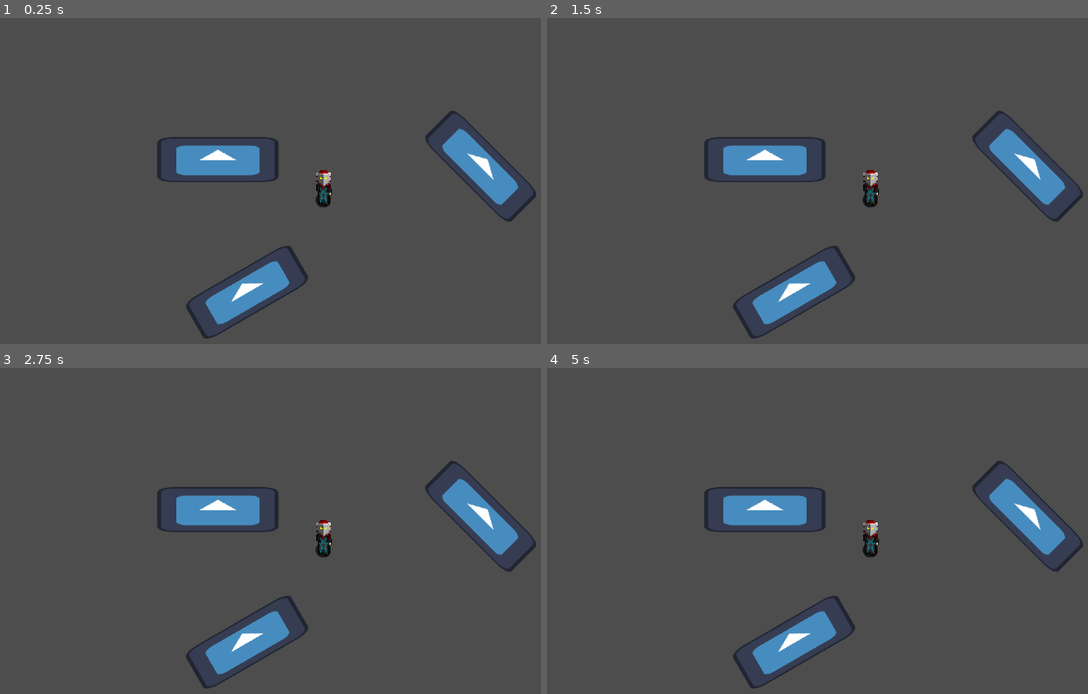
Above: before the commit, frames 1-4 (two rows, left to right).
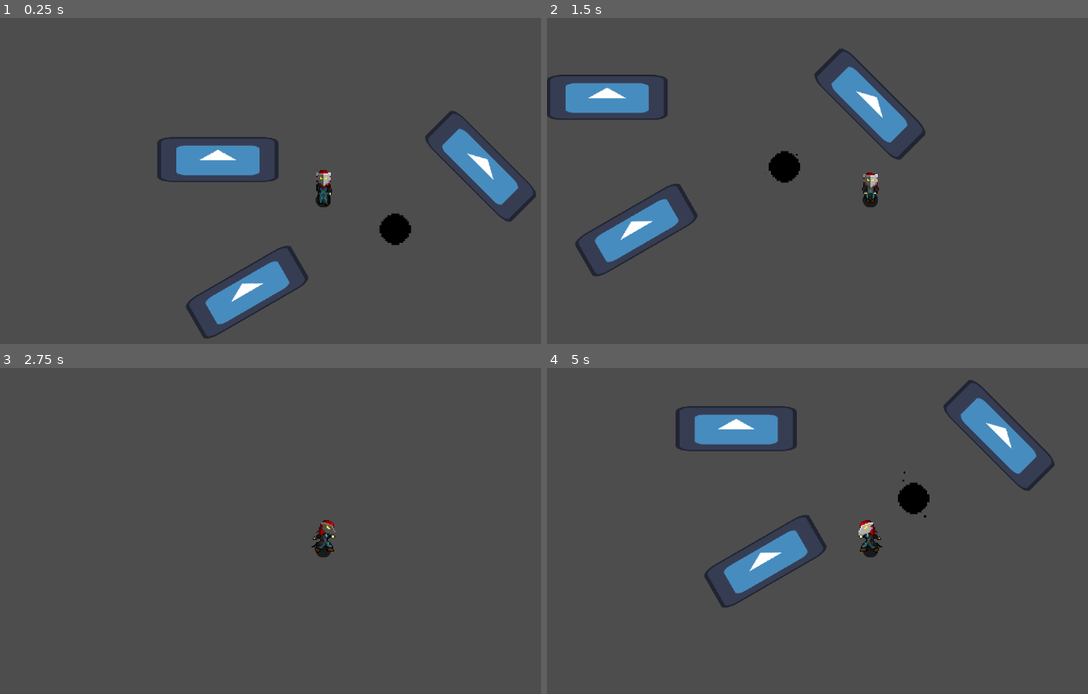
Above: after the commit, the same moments.

Repository: tulltoll/Maze-Runner
Game: Godot game, scene res://Scenes/Main.tscn
Same seed, same stepped clock (60 frames per second), same inputs: the game is played once before the commit and once after it. The engine's default icon, where the game draws it, is replaced by a stand-in: a white triangle on a blue panel in a dark square.
Inputs:
- Up to frame 1 (0.25 s): no input
- Up to frame 2 (1.5 s): tap Enter at 0.5 s; hold D (Player_right) 0.53-1.28 s; hold S (Player_down) from 1.28 s (still down)
- Up to frame 3 (2.75 s): release S (Player_down) at 2.03 s; hold D (Player_right) from 2.03 s (still down)
- Up to frame 4 (5 s): release D (Player_right) at 2.78 s; hold W (Player_up) 2.78-3.53 s; hold A (Player_left) from 3.53 s (still down)

The runs differ from the first frame. In frame 1, 0.4% of the frame differs, in the area x 70-76%, y 60-70%; in frame 2, 11%; in frame 3, 5.8%; in frame 4, 12%, in the area x 23-100%, y 3-99%.
Error before the commit: Parse Error: Preload file "res://Asets/Mask.png" does not exist. (res://Scripts/player.gd:20)

Commit message:
The void enemy

Diff:
--- a/maze-runner/Scenes/Main.tscn
+++ b/maze-runner/Scenes/Main.tscn
@@ -2,6 +2,7 @@
 
 [ext_resource type="PackedScene" uid="uid://cgjfd33f65n6e" path="res://Scenes/player.tscn" id="1_r150o"]
 [ext_resource type="PackedScene" uid="uid://bjsf2mkqcxiuf" path="res://Scenes/wall.tscn" id="2_idj7w"]
+[ext_resource type="PackedScene" uid="uid://x2vtmgpgnmdr" path="res://Scenes/the_void.tscn" id="3_kln2b"]
 
 [node name="Main" type="Node" unique_id=464500276]
 
@@ -17,3 +18,6 @@
 [node name="Wall3" parent="." unique_id=1572252887 instance=ExtResource("2_idj7w")]
 position = Vector2(936, 24)
 rotation = 0.7853982
+
+[node name="TheVoid" parent="." unique_id=733811498 instance=ExtResource("3_kln2b")]
+position = Vector2(632, 248)
--- /dev/null
+++ b/maze-runner/Scenes/the_void.gd
@@ -0,0 +1 @@
+extends Area2D
--- a/maze-runner/Scenes/the_void.tscn
+++ b/maze-runner/Scenes/the_void.tscn
@@ -1,16 +1,45 @@
 [gd_scene format=3 uid="uid://x2vtmgpgnmdr"]
 
 [ext_resource type="Texture2D" uid="uid://f1t3kyi7yvpw" path="res://Assets/the_void.png" id="1_g703r"]
+[ext_resource type="Texture2D" uid="uid://h6wubgcoqhic" path="res://Assets/Black_pixel.png" id="2_gcqhr"]
+
+[sub_resource type="Curve" id="Curve_5ymyl"]
+_limits = [-1.0, 2.0, 0.0, 1.0]
+_data = [Vector2(0, 0.28140187), 0.0, 0.0, 0, 0, Vector2(0.4138577, 1.391048), 0.0, 0.0, 0, 0, Vector2(0.7471911, 0.34906328), 0.0, 0.0, 0, 0, Vector2(1, 2), 0.0, 0.0, 0, 0]
+point_count = 4
+
+[sub_resource type="CurveTexture" id="CurveTexture_p5pbf"]
+curve = SubResource("Curve_5ymyl")
+
+[sub_resource type="ParticleProcessMaterial" id="ParticleProcessMaterial_tcgp2"]
+lifetime_randomness = 0.25
+particle_flag_disable_z = true
+spread = 180.0
+initial_velocity_min = 2.0
+initial_velocity_max = 3.0
+gravity = Vector3(0, 0, 0)
+damping_max = 35.140003
+scale_curve = SubResource("CurveTexture_p5pbf")
 
 [sub_resource type="CircleShape2D" id="CircleShape2D_gcqhr"]
 radius = 8.0
 
 [node name="TheVoid" type="Area2D" unique_id=733811498]
+z_index = 10
+scale = Vector2(7, 7)
 
 [node name="Sprite2D" type="Sprite2D" parent="." unique_id=1506214151]
 texture = ExtResource("1_g703r")
 
 [node name="GPUParticles2D" type="GPUParticles2D" parent="." unique_id=1206993978]
+scale = Vector2(14, 14)
+texture = ExtResource("2_gcqhr")
+lifetime = 0.6
+speed_scale = 0.25
+fixed_fps = 0
+trail_lifetime = 0.01
+process_material = SubResource("ParticleProcessMaterial_tcgp2")
 
 [node name="CollisionShape2D" type="CollisionShape2D" parent="." unique_id=883147329]
+visible = false
 shape = SubResource("CircleShape2D_gcqhr")
--- a/maze-runner/Scripts/player.gd
+++ b/maze-runner/Scripts/player.gd
@@ -17,14 +17,14 @@
 
 @onready var mask: Sprite2D = $Mask
 @onready var mask_orginal_position = mask.position
-const MASK = preload("res://Asets/Mask.png")
-const MASK_LEFT = preload("res://Asets/Mask_left_side.png")
-const MASK_RIGHT = preload("res://Asets/Mask_right_side.png")
+const MASK = preload("res://Assets/Mask.png")
+const MASK_LEFT = preload("res://Assets/Mask_left_side.png")
+const MASK_RIGHT = preload("res://Assets/Mask_right_side.png")
 @export var mask_run_displasment = 20
 
 @onready var mask_eye_color: Sprite2D = $"Mask/Mask eye color"
-const WHITE_PIXEL_MIDDEL = preload("res://Asets/white_pixel_middel.png")
-const WHITE_PIXEL_LEFT = preload("res://Asets/white_pixel_left.png")
+const WHITE_PIXEL_MIDDEL = preload("res://Assets/white_pixel_middel.png")
+const WHITE_PIXEL_LEFT = preload("res://Assets/white_pixel_left.png")
 
 
 
--- a/maze-runner/project.godot
+++ b/maze-runner/project.godot
@@ -19,6 +19,7 @@
 
 window/size/mode=3
 window/stretch/mode="viewport"
+window/canvas_textures/default_texture_filter=0
 
 [input]
 
Binary file added: maze-runner/Assets/Black_pixel.png
Not shown, added: maze-runner/Assets/Black_pixel.png.import
Not shown, added: maze-runner/Scenes/the_void.gd.uid
Not shown, added: maze-runner/Assets/Black_pixel.kra
Not shown, added: maze-runner/Assets/Black_pixel.png~
